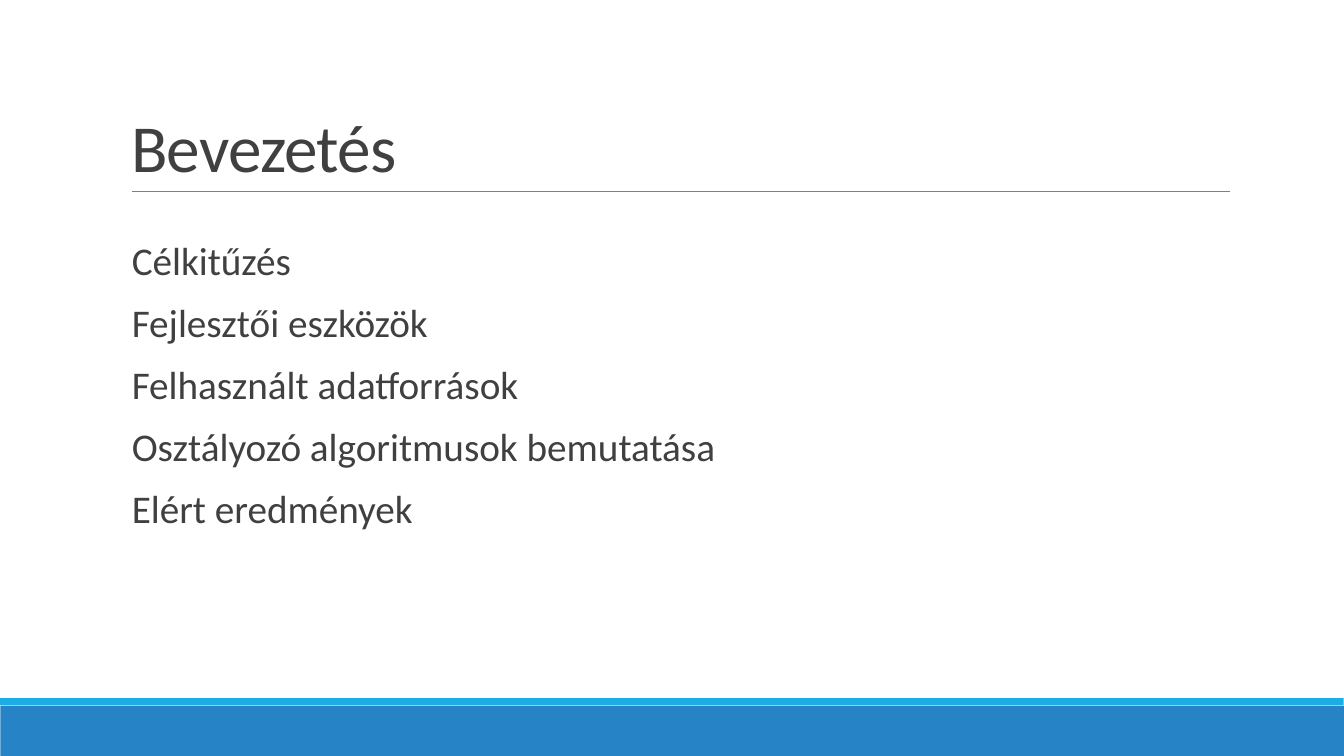
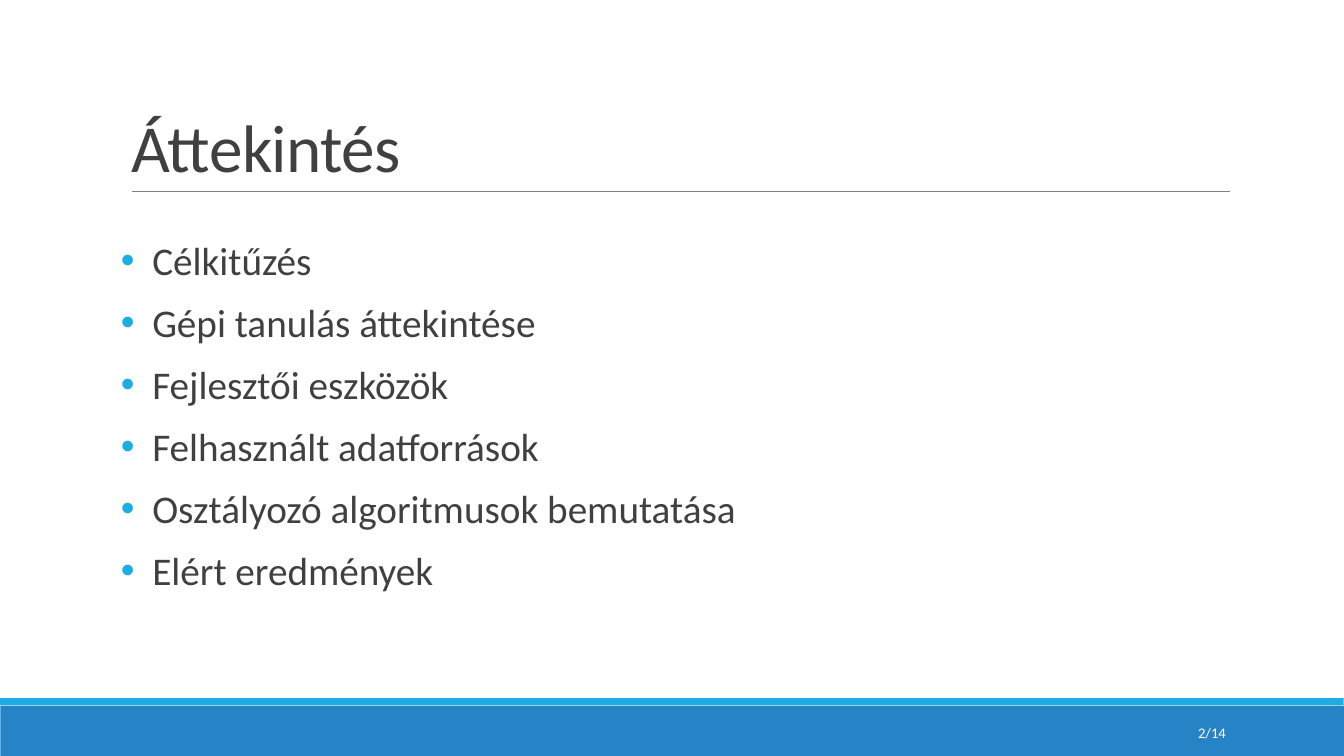
Before and after one commit to koojozsef/AI-project-for-university, a slide deck: slide 2 of doc/Presentation.pptx. Drawn at 1344x756 pixels with LibreOffice and Linux fonts; fonts in the diff are those of the drawing. Boxes give left, top, right and bottom in pixels: in the first picture for what was removed or moved away, otherwise in the second. Text is boxed around its words. In the diff, an @@ line names an element or a change of style, - is before the commit and + after.

```diff
--- a/doc/Presentation.pptx
+++ b/doc/Presentation.pptx
@@ title at [131, 117, 401, 173]: text changed @@
-Bevezetés
+Áttekintés
@@ text at [152, 247, 735, 592]: bullet   to • @@
@@ text at [152, 309, 535, 344]: paragraph added @@
+• Gépi tanulás áttekintése
@@ page number added at [1198, 728, 1226, 739], 10.5 pt, text #FFFFFF @@
+2/14
```
Also in this commit, not shown: 7 other slides changed, 6 slides added, 2 slides removed, 2 other files.
